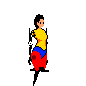
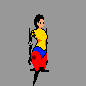
The second 86x86 image is a revision of the first. Changes to its layers:
painted on "roldana" over [0, 0, 86, 65]
